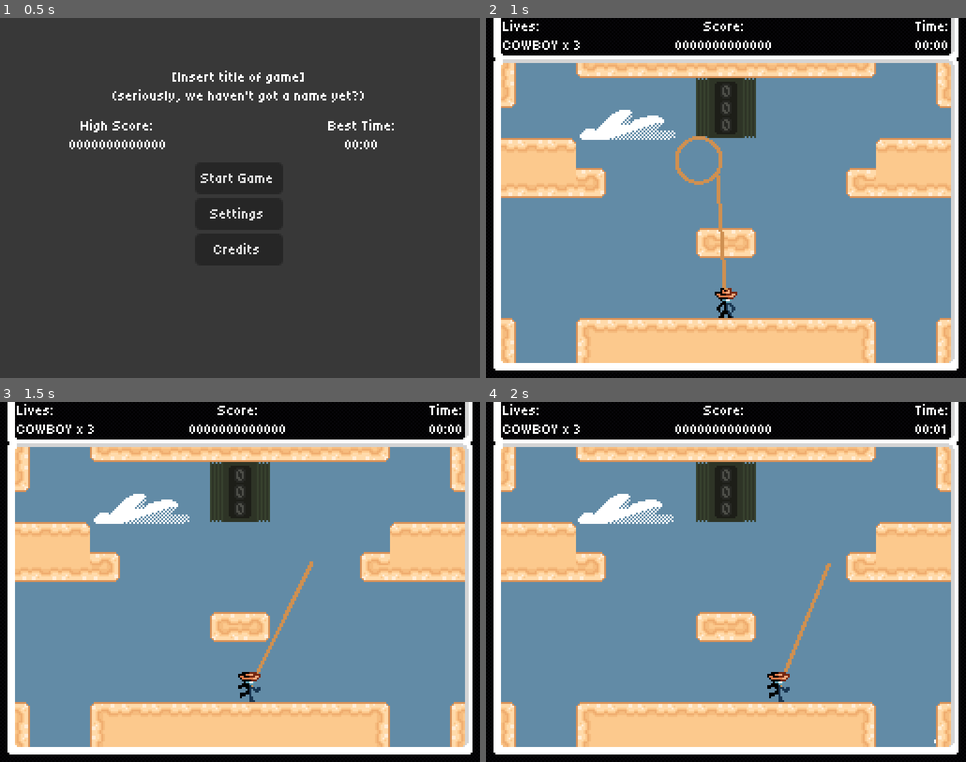
Above: before the commit, frames 1-4 (two rows, left to right).
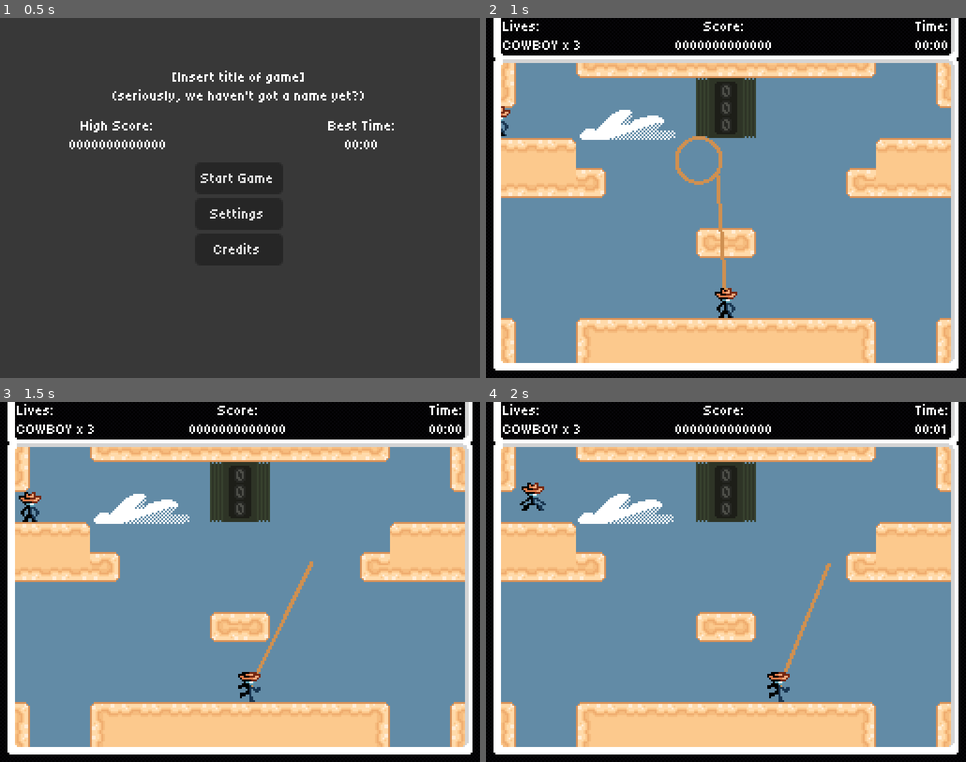
Above: after the commit, the same moments.

Repository: Jcodefox/GMTK-2025
Game: Godot game, scene res://scenes/topscenes/title_topscene.tscn
The game is run twice, just before and just after one commit, with the same random seed, the same clock (stepped at 60 frames per second) and the same inputs.
Inputs (mouse positions are in pixels of both pictures, inside the frame that each line leads up to):
- Up to frame 1 (0.5 s): no input
- Up to frame 2 (1 s): click "Start Game" at 0.5 s
- Up to frame 3 (1.5 s): move the mouse to (345, 564) at 1.27 s; press the mouse at (345, 564) at 1.28 s; hold D (move_right) from 1.28 s (still down)
- Up to frame 4 (2 s): keep holding D (move_right); tap Space (move_jump) at 1.52 s

Frame 1 is identical in both runs. In frame 2, less than 0.1% of the frame differs, in the area x 3-6%, y 24-33%; in frame 3, 0.2%; in frame 4, 0.2%, in the area x 7-94%, y 22-95%.

Commit message:
Add bubble

Diff:
--- /dev/null
+++ b/assets/art/enemies/bubble_sprite_frames.tres
@@ -0,0 +1,57 @@
+[gd_resource type="SpriteFrames" load_steps=9 format=3 uid="uid://bb130kjpvk5ev"]
+
+[ext_resource type="Texture2D" uid="uid://cm011jcutatiw" path="res://assets/art/enemies/bubble_boot_1.png" id="1_61ap6"]
+[ext_resource type="Texture2D" uid="uid://dhm8irt3v75fh" path="res://assets/art/player/cowboy_idle_1.png" id="1_exdcx"]
+[ext_resource type="Texture2D" uid="uid://bl0i7xyrud50r" path="res://assets/art/enemies/bubble_hat_1.png" id="1_i0jf0"]
+[ext_resource type="Texture2D" uid="uid://c1dfa6nxsthdf" path="res://assets/art/enemies/bubble_boot_2.png" id="2_5i5y0"]
+[ext_resource type="Texture2D" uid="uid://dyxk52wi3u242" path="res://assets/art/enemies/bubble_hat_2.png" id="2_60db2"]
+[ext_resource type="Texture2D" uid="uid://dca3iao3t7vju" path="res://assets/art/player/cowboy_idle_2.png" id="2_qtvm3"]
+[ext_resource type="Texture2D" uid="uid://dxuhy1moq141p" path="res://assets/art/slingball/slingball_small_pop_1.png" id="3_4n7w6"]
+[ext_resource type="Texture2D" uid="uid://b81rrxoycuwfw" path="res://assets/art/slingball/slingball_small_pop_2.png" id="4_1ljjm"]
+
+[resource]
+animations = [{
+"frames": [{
+"duration": 1.0,
+"texture": ExtResource("1_61ap6")
+}, {
+"duration": 1.0,
+"texture": ExtResource("2_5i5y0")
+}],
+"loop": true,
+"name": &"boot",
+"speed": 5.0
+}, {
+"frames": [{
+"duration": 1.0,
+"texture": ExtResource("3_4n7w6")
+}, {
+"duration": 1.0,
+"texture": ExtResource("4_1ljjm")
+}],
+"loop": false,
+"name": &"death",
+"speed": 8.0
+}, {
+"frames": [{
+"duration": 1.0,
+"texture": ExtResource("1_i0jf0")
+}, {
+"duration": 1.0,
+"texture": ExtResource("2_60db2")
+}],
+"loop": true,
+"name": &"hat",
+"speed": 5.0
+}, {
+"frames": [{
+"duration": 1.0,
+"texture": ExtResource("1_exdcx")
+}, {
+"duration": 1.0,
+"texture": ExtResource("2_qtvm3")
+}],
+"loop": true,
+"name": &"points",
+"speed": 5.0
+}]
--- a/project.godot
+++ b/project.godot
@@ -31,6 +31,7 @@
 
 enemy="All enemies should have this tag"
 can_be_lassod=""
+bubble=""
 
 [input]
 
--- /dev/null
+++ b/scenes/prefabs/enemies/bubble.tscn
@@ -0,0 +1,21 @@
+[gd_scene load_steps=4 format=3 uid="uid://dp7poqfx4r2a5"]
+
+[ext_resource type="Script" uid="uid://ckovktt87ov8h" path="res://scripts/prefabs/enemy/bubble.gd" id="1_ftmly"]
+[ext_resource type="SpriteFrames" uid="uid://bb130kjpvk5ev" path="res://assets/art/enemies/bubble_sprite_frames.tres" id="2_j53f6"]
+
+[sub_resource type="CircleShape2D" id="CircleShape2D_ftmly"]
+radius = 7.0
+
+[node name="Bubble" type="CharacterBody2D" groups=["bubble"]]
+collision_layer = 4
+collision_mask = 2
+script = ExtResource("1_ftmly")
+
+[node name="AnimatedSprite2D" type="AnimatedSprite2D" parent="."]
+sprite_frames = ExtResource("2_j53f6")
+animation = &"boot"
+autoplay = "boot"
+frame_progress = 0.326849
+
+[node name="CollisionShape2D" type="CollisionShape2D" parent="."]
+shape = SubResource("CircleShape2D_ftmly")
--- a/scenes/prefabs/slingball.tscn
+++ b/scenes/prefabs/slingball.tscn
@@ -20,7 +20,7 @@
 
 [node name="AnimatedSlingball" type="AnimatedSprite2D" parent="."]
 sprite_frames = ExtResource("2_s0lpe")
-animation = &"medium"
+animation = &"pop_small"
 autoplay = "small"
 
 [node name="SlingballRope" type="AnimatedSprite2D" parent="."]
--- a/scenes/topscenes/gameplay_topscene.tscn
+++ b/scenes/topscenes/gameplay_topscene.tscn
@@ -10,6 +10,7 @@
 [ext_resource type="PackedScene" uid="uid://c7sqyqehhxymg" path="res://scenes/prefabs/game_over_screen.tscn" id="7_d18oc"]
 [ext_resource type="PackedScene" path="res://scenes/prefabs/pause_menu.tscn" id="8_d18oc"]
 [ext_resource type="PackedScene" uid="uid://ni48dlph7c7c" path="res://scenes/prefabs/enemy_spawner.tscn" id="9_d18oc"]
+[ext_resource type="PackedScene" uid="uid://dp7poqfx4r2a5" path="res://scenes/prefabs/enemies/bubble.tscn" id="11_df8f4"]
 
 [node name="GameplayTopscene" type="Node2D"]
 
@@ -38,6 +39,7 @@
 script = ExtResource("6_rfs2g")
 
 [node name="CloudB1" type="Sprite2D" parent="BackCanvasLayer"]
+visible = false
 texture = ExtResource("6_ed28v")
 script = ExtResource("6_rfs2g")
 
@@ -74,3 +76,8 @@
 [node name="EnemySpawner2" parent="." node_paths=PackedStringArray("enemy_holder_node") instance=ExtResource("9_d18oc")]
 position = Vector2(144, 48)
 enemy_holder_node = NodePath("../Enemies")
+
+[node name="Bubble" parent="." instance=ExtResource("11_df8f4")]
+position = Vector2(256, 128)
+spawn_points = Array[Vector2]([Vector2(0, 128), Vector2(0, 56), Vector2(256, 56), Vector2(256, 128)])
+spawn_move_left = Array[bool]([false, false, true, true])
--- /dev/null
+++ b/scripts/prefabs/enemy/bubble.gd
@@ -0,0 +1,70 @@
+extends Enemy
+
+@export var min_time_to_appear: float = 0
+@export var max_time_to_appear: float = 0
+@export var bubble_lifespan: float = 10
+@export var speed: float = 25
+@export var spawn_points: Array[Vector2] = []
+@export var spawn_move_left: Array[bool] = []
+
+var intended_direction: Vector2 = Vector2.ZERO
+var ball_type: int = 0
+
+func _ready() -> void:
+	time_until_enemy_hurts = 0
+
+	collision_mask = 0
+	collision_layer = 0
+	visible = false
+	dead = true
+
+	get_tree().create_timer(randf_range(min_time_to_appear, max_time_to_appear)).timeout.connect(appear)
+
+func _physics_process(delta: float) -> void:
+	if dead:
+		return
+	super(delta)
+
+	if is_on_wall():
+		intended_direction.x = -intended_direction.x
+	if is_on_ceiling() or is_on_floor():
+		intended_direction.y = -intended_direction.y
+
+	velocity = intended_direction * speed
+
+	move_and_slide()
+
+func slingballed(_ball: Node2D) -> int:
+	die()
+	return [50, 50, 50][ball_type]
+
+func die() -> void:
+	dead = true
+	collision_mask = 0
+	collision_layer = 0
+	set_animation("death")
+	await get_tree().create_timer(0.5).timeout
+	visible = false
+	get_tree().create_timer(randf_range(min_time_to_appear, max_time_to_appear)).timeout.connect(appear)
+
+func appear() -> void:
+	visible = true
+	dead = false
+	time_alive = 0
+
+	if spawn_points.size() != 0:
+		var choice: int = randi_range(0, spawn_points.size() - 1)
+		global_position = spawn_points[choice]
+		intended_direction = Vector2(-1 if spawn_move_left[choice] else 1, [-1, 1].pick_random()).normalized()
+	else:
+		intended_direction = [Vector2(1,1), Vector2(1,-1), Vector2(-1,1), Vector2(-1,-1)].pick_random().normalized()
+	collision_mask = 2
+	collision_layer = 4
+	var options: Array[int] = [2]
+	if Globals.player != null:
+		if Globals.player.extra_health:
+			options.push_back(1)
+		if Globals.player.max_extra_jumps == 0:
+			options.push_back(0)
+	ball_type = options.pick_random()
+	set_animation(["boot", "hat", "points"][ball_type])
--- a/scripts/prefabs/enemy/enemy.gd
+++ b/scripts/prefabs/enemy/enemy.gd
@@ -12,6 +12,8 @@
 var dead: bool = false
 
 func _process(_delta: float) -> void:
+	if dead:
+		return
 	if time_alive > time_until_enemy_hurts:
 		visible = true
 	elif Globals.do_things_flicker:
--- a/scripts/prefabs/player_v2.gd
+++ b/scripts/prefabs/player_v2.gd
@@ -20,7 +20,9 @@
 @export var air_jump_init_x_velocity: float = 60
 @export var terminal_fall_velocity: float = 275
 
-var max_extra_jumps: int = 1
+var extra_health: int = 0
+
+var max_extra_jumps: int = 0
 var extra_jumps_left: int = 0
 var time_since_on_floor: float = INF
 var time_since_jump_attempt: float = INF
--- a/scripts/prefabs/slingball.gd
+++ b/scripts/prefabs/slingball.gd
@@ -103,7 +103,7 @@
 func hit_object(body: Node2D) -> void:
 	if still_held:
 		return
-	if body.is_in_group("enemy") and body.time_alive > body.time_until_enemy_hurts:
+	if (body.is_in_group("enemy") or body.is_in_group("bubble")) and body.time_alive > body.time_until_enemy_hurts:
 		var score: int = body.slingballed(self)
 		if score > 0:
 			enemies_killed += 1
Not shown: 1 places in scenes/topscenes/gameplay_topscene.tscn that only renumber resources
Not shown, added: scripts/prefabs/enemy/bubble.gd.uid
